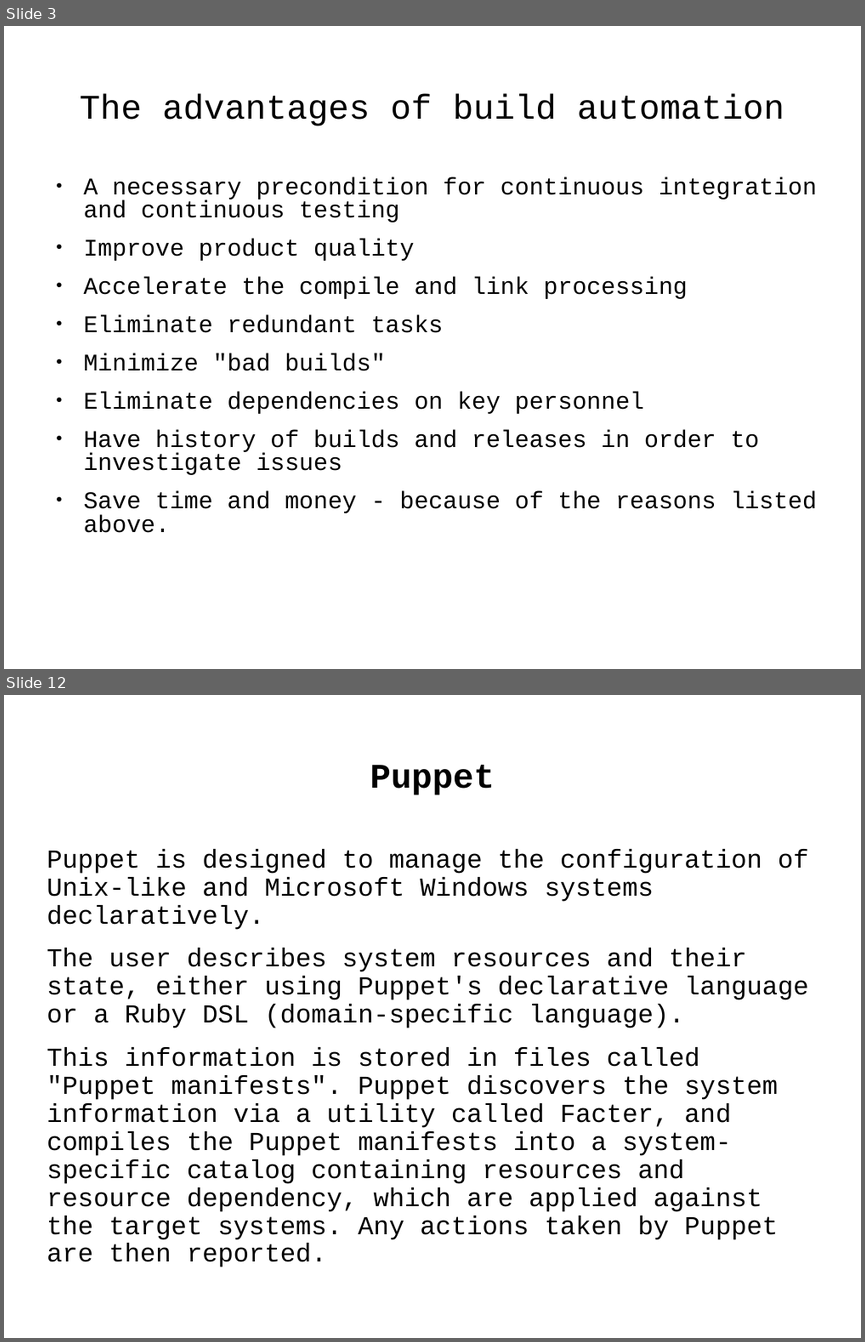
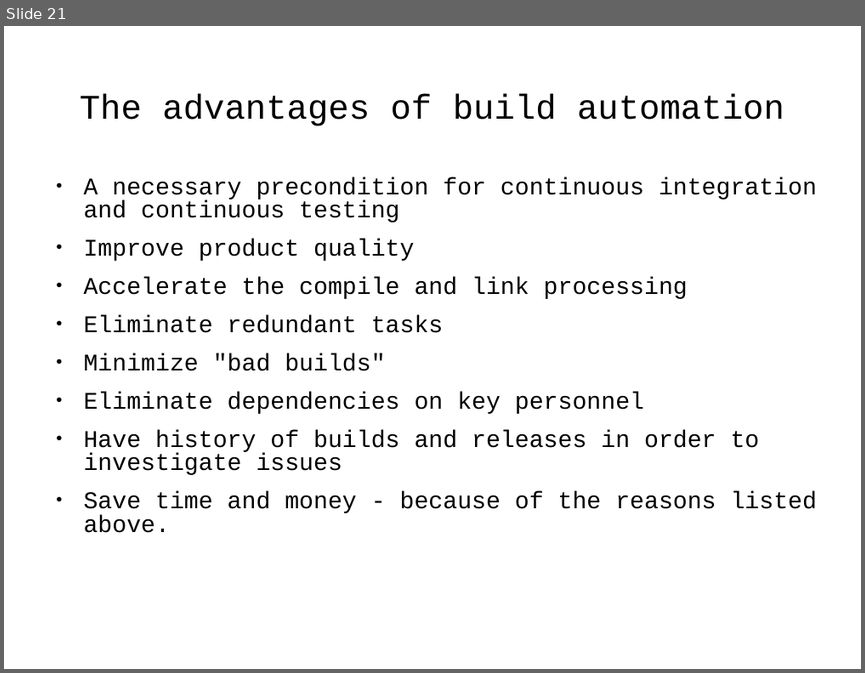
Before and after one commit to j-avdeev/DevOps, a slide deck: DevOps - lec day5 - Build automation.odp. Shown one above the other, each under a label of ours: slides 3 and 12 before the commit, slide 21 after it; the slides between them are not shown. The pictures are 865x1342 and 865x673 pixels, drawn with LibreOffice and Linux fonts; fonts in the diff are those of the drawing. Boxes give left, top, right and bottom in pixels: in the first picture for what was removed or moved away, otherwise in the second. Text is boxed around its words. In the diff, an @@ line names an element or a change of style, - is before the commit and + after.

```diff
--- a/DevOps - lec day5 - Build automation.odp
+++ b/DevOps - lec day5 - Build automation.odp
@@ slide 12 removed at box(4, 695, 861, 1338), background #FFFFFF @@
@@ title removed at box(370, 765, 494, 795) @@
-Puppet
@@ text removed at box(46, 849, 809, 1267) @@
-Puppet is designed to manage the configuration of Unix-like and Microsoft Windows systems declaratively.
-The user describes system resources and their state, either using Puppet's declarative language or a Ruby DSL (domain-specific language).
-This information is stored in files called "Puppet manifests". Puppet discovers the system information via a utility called Facter, and compiles the Puppet manifests into a system-specific catalog containing resources and resource dependency, which are applied against the target systems. Any actions taken by Puppet are then reported.
@@ what was slide 3 is now slide 21 @@
```
Also in this commit, not shown: 1 slide changed, 19 slides added, 14 other slides removed, 4 other files.
